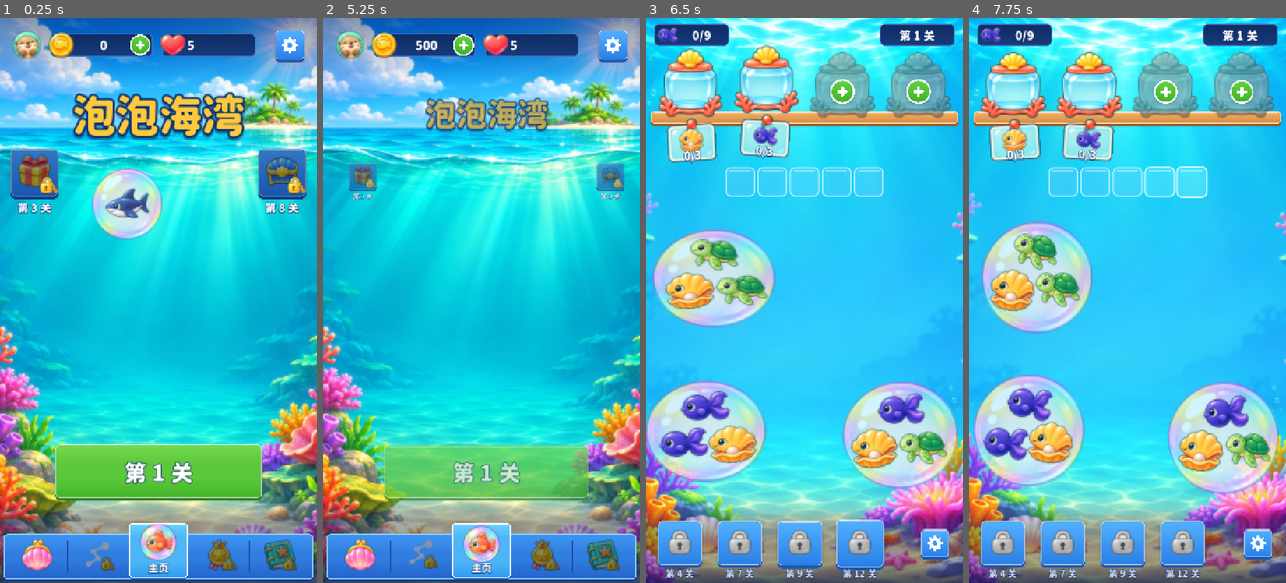
Above: before the commit, frames 1-4 (left to right).
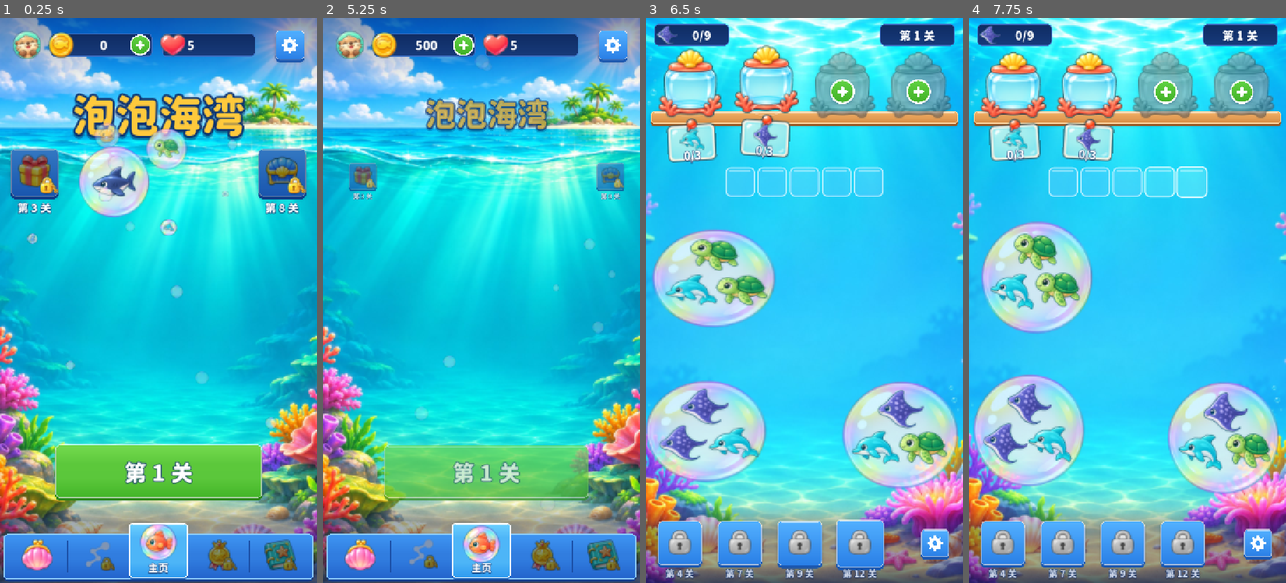
Above: after the commit, the same moments.

Repository: crazyniu/fishsort
Game: Godot game, scene res://scenes/main.tscn
The game is run twice, just before and just after one commit, with the same random seed, the same clock (stepped at 60 frames per second) and the same inputs.
Inputs (mouse positions are in pixels of both pictures, inside the frame that each line leads up to):
- Up to frame 1 (0.25 s): no input
- Up to frame 2 (5.25 s): click (357, 181) at 0.52 s; click (605, 181) at 1.27 s; click (361, 549) at 2.02 s; click "领取" at 2.75 s; click "买生命" at 3.5 s; click (421, 549) at 4.27 s; click (481, 549) at 5.02 s
- Up to frame 3 (6.5 s): click "第 1 关" at 5.75 s
- Up to frame 4 (7.75 s): click (1013, 97) at 6.52 s; click (1089, 97) at 7.27 s

The runs differ from the first frame. In frame 1, 4.6% of the frame differs, in the area x 8-90%, y 18-73%; in frame 2, 0.4%; in frame 3, 5.1%; in frame 4, 5.1%, in the area x 3-89%, y 1-81%.

Commit message:
feat(game): 局内只出新版 16 种生物、掉落气泡重排不重叠、教学只出一次与解锁引导、主页更热闹 (#25 #26 #28) (#37)
Co-authored-by: Claude Fable 5.2 <noreply@anthropic.com>

Diff:
--- a/config/game_ui.json
+++ b/config/game_ui.json
@@ -28,7 +28,8 @@
   "drop": {
     "delay": 0.25,
     "fallSeconds": 0.32,
-    "nudge": 12
+    "nudge": 12,
+    "relaxSeconds": 0.3
   },
   "hint": {
     "tutorialLevels": 3,
@@ -52,9 +53,68 @@
     "lead": 0.45,
     "stagger": 0.13
   },
+  "tips": {
+    "25": "TIP_DROP",
+    "6": "TIP_LIVES"
+  },
+  "homeDeco": {
+    "_note": "主页海底场景。item = [生物, x 占宽比例, y 占高比例, 气泡直径]；层从远到近，sway 是视差漂移幅度",
+    "layers": [
+      {
+        "alpha": 0.55,
+        "sway": 5,
+        "period": 8.0,
+        "bob": 4,
+        "items": [
+          ["c11", 0.34, 0.15, 74],
+          ["c14", 0.74, 0.30, 70],
+          ["c01", 0.13, 0.66, 78],
+          ["c07", 0.82, 0.76, 70],
+          ["c10", 0.47, 0.52, 68]
+        ]
+      },
+      {
+        "alpha": 0.85,
+        "sway": 10,
+        "period": 6.5,
+        "bob": 7,
+        "items": [
+          ["c09", 0.55, 0.19, 120],
+          ["c12", 0.17, 0.42, 110],
+          ["c02", 0.76, 0.57, 116],
+          ["c08", 0.40, 0.78, 106]
+        ]
+      },
+      {
+        "alpha": 1.0,
+        "sway": 18,
+        "period": 5.0,
+        "bob": 10,
+        "items": [
+          ["c04", 0.38, 0.27, 210],
+          ["c16", 0.62, 0.42, 180],
+          ["c06", 0.30, 0.57, 190],
+          ["c03", 0.62, 0.69, 150]
+        ]
+      }
+    ],
+    "rising": {
+      "count": 12,
+      "minSize": 14,
+      "maxSize": 38,
+      "minSeconds": 9,
+      "maxSeconds": 16
+    }
+  },
+  "unlockGuide": {
+    "delay": 0.5,
+    "lockSeconds": 0.45,
+    "sparks": 14
+  },
   "tutorial": {
     "delay": 1.3,
-    "blowMinBuffer": 2
+    "blowMinBuffer": 2,
+    "tipGap": 2.1
   },
   "win": {
     "celebrate": 1.0,
--- a/config/species.json
+++ b/config/species.json
@@ -7,7 +7,8 @@
    "group": "orange-round",
    "hue": "orange",
    "pattern": "stripe",
-   "shape": "round"
+   "shape": "round",
+   "inLevel": true
   },
   {
    "id": "c02",
@@ -16,7 +17,8 @@
    "group": "yellow-ball",
    "hue": "yellow",
    "pattern": "spot",
-   "shape": "ball"
+   "shape": "ball",
+   "inLevel": true
   },
   {
    "id": "c03",
@@ -25,7 +27,8 @@
    "group": "red-star",
    "hue": "red",
    "pattern": "spot",
-   "shape": "star"
+   "shape": "star",
+   "inLevel": true
   },
   {
    "id": "c04",
@@ -34,7 +37,8 @@
    "group": "navy-shark",
    "hue": "navy",
    "pattern": "solid",
-   "shape": "shark"
+   "shape": "shark",
+   "inLevel": true
   },
   {
    "id": "c05",
@@ -43,7 +47,8 @@
    "group": "vermilion-claws",
    "hue": "vermilion",
    "pattern": "solid",
-   "shape": "claws"
+   "shape": "claws",
+   "inLevel": true
   },
   {
    "id": "c06",
@@ -52,7 +57,8 @@
    "group": "purple-legs",
    "hue": "purple",
    "pattern": "spot",
-   "shape": "legs"
+   "shape": "legs",
+   "inLevel": true
   },
   {
    "id": "c07",
@@ -61,7 +67,8 @@
    "group": "lime-tall",
    "hue": "lime",
    "pattern": "spot",
-   "shape": "tall"
+   "shape": "tall",
+   "inLevel": true
   },
   {
    "id": "c08",
@@ -70,7 +77,8 @@
    "group": "cyan-umbrella",
    "hue": "cyan",
    "pattern": "solid",
-   "shape": "umbrella"
+   "shape": "umbrella",
+   "inLevel": true
   },
   {
    "id": "c09",
@@ -79,7 +87,8 @@
    "group": "green-shell",
    "hue": "green",
    "pattern": "solid",
-   "shape": "shell"
+   "shape": "shell",
+   "inLevel": true
   },
   {
    "id": "c10",
@@ -88,7 +97,8 @@
    "group": "indigo-diamond",
    "hue": "indigo",
    "pattern": "spot",
-   "shape": "diamond"
+   "shape": "diamond",
+   "inLevel": true
   },
   {
    "id": "c11",
@@ -97,7 +107,8 @@
    "group": "amber-clam",
    "hue": "amber",
    "pattern": "solid",
-   "shape": "clam"
+   "shape": "clam",
+   "inLevel": true
   },
   {
    "id": "c12",
@@ -106,7 +117,8 @@
    "group": "blue-squid",
    "hue": "blue",
    "pattern": "stripe",
-   "shape": "squid"
+   "shape": "squid",
+   "inLevel": true
   },
   {
    "id": "c13",
@@ -115,7 +127,8 @@
    "group": "crimson-lobster",
    "hue": "crimson",
    "pattern": "solid",
-   "shape": "lobster"
+   "shape": "lobster",
+   "inLevel": true
   },
   {
    "id": "c14",
@@ -124,7 +137,8 @@
    "group": "azure-lantern",
    "hue": "azure",
    "pattern": "spot",
-   "shape": "lantern"
+   "shape": "lantern",
+   "inLevel": true
   },
   {
    "id": "c15",
@@ -133,7 +147,8 @@
    "group": "teal-snout",
    "hue": "teal",
    "pattern": "stripe",
-   "shape": "snout"
+   "shape": "snout",
+   "inLevel": true
   },
   {
    "id": "c16",
@@ -142,7 +157,8 @@
    "group": "sky-dolphin",
    "hue": "sky",
    "pattern": "solid",
-   "shape": "dolphin"
+   "shape": "dolphin",
+   "inLevel": true
   },
   {
    "id": "c17",
--- a/i18n/strings.csv
+++ b/i18n/strings.csv
@@ -217,3 +217,5 @@
 UI_MINUTES,%d 分钟,%d min
 UI_DOUBLE_SHORT,金币 ×2,Coins ×2
 UI_SHARE_SHORT,分享,Share
+TIP_LIVES,从这关起，中途离开会失去 1 条生命,From here on leaving mid-level costs a life
+TIP_DROP,后面还有气泡会掉下来,More bubbles will drop in later
--- a/src/core/meta/player_data.gd
+++ b/src/core/meta/player_data.gd
@@ -21,6 +21,7 @@
 		"week": {"id": -1, "cleared": 0},
 		"daily": Daily.fresh(-1),
 		"ads": {"interstitialAt": -100000.0, "interstitialLevel": 0, "rewardedAt": -100000.0},
+		"seenTips": {},
 		"fails": {"level": 0, "count": 0},
 		"settings": {"sound": true, "music": true, "vibrate": true},
 	}
@@ -56,3 +57,14 @@
 	# 旧的每日计数结构换新，保留今天是哪天
 	save["daily"] = Daily.fresh(int(save["daily"].get("day", -1)))
 	Skills.sync_unlocks(save, eco)
+
+
+## 一次性教学 / 提示有没有看过（键如 skill_blow、TIP_LIVES）
+static func tip_seen(save: Dictionary, key: String) -> bool:
+	return (save.get("seenTips", {}) as Dictionary).has(key)
+
+
+static func mark_tip(save: Dictionary, key: String) -> void:
+	if not save.has("seenTips"):
+		save["seenTips"] = {}
+	save["seenTips"][key] = true
--- a/src/game/game_field.gd
+++ b/src/game/game_field.gd
@@ -19,6 +19,12 @@
 var _held: Dictionary = {}
 ## 逻辑上已经落下、画面上还没轮到落的气泡
 var _deferred: Dictionary = {}
+## 已经破掉、画面上可能还没收走的气泡：重新排布时不再算它们
+var _gone: Dictionary = {}
+## 气泡场的可用范围（没有遮挡的关卡才用得上）
+var _area: Rect2 = Rect2()
+## 本关气泡是否可以自由挪位（没有遮挡关系）
+var _free_layout: bool = false
 
 
 func _init(stage: Control, fx: GameFx, tex: Callable, on_tap: Callable) -> void:
@@ -39,6 +45,7 @@
 	_bubbles.clear()
 	_held.clear()
 	_deferred.clear()
+	_gone.clear()
 	var centers: Array[Vector2] = []
 	var radii: Array[float] = []
 	var covered: bool = false
@@ -48,9 +55,11 @@
 		covered = covered or not (d["under"] as Array).is_empty()
 	# 没有遮挡关系的关卡（平铺、掉落）：把气泡放大到铺满场地，再推开到互不重叠。
 	# 有遮挡的关卡重叠是规则的一部分，保持原样
+	_free_layout = not covered
+	_area = Rect2(0, top, _fx.width, avail)
 	if not covered:
 		var on_field: int = lv.field_cap if lv.field_cap > 0 else radii.size()
-		_fit(centers, radii, mini(on_field, radii.size()), Rect2(0, top, _fx.width, avail))
+		_fit(centers, radii, mini(on_field, radii.size()), _area)
 	for idx: int in lv.bubbles.size():
 		_bubbles.append(_make_bubble(lv.bubbles[idx], centers[idx], radii[idx]))
 	_return_box = _fx.put(Control.new(), Vector2.ZERO)
@@ -74,6 +83,14 @@
 	)
 	for i: int in radii.size():
 		radii[i] *= k
+	_relax(centers, radii, n, area, [])
+
+
+## 迭代推开重叠的气泡并收回边界内。pinned 里的下标不动（对方被整个推开）
+func _relax(
+	centers: Array[Vector2], radii: Array[float], n: int, area: Rect2, pinned: Array[int]
+) -> void:
+	var cfg: Dictionary = GameCfg.d()["field"]
 	var gap: float = float(cfg["gap"])
 	for step: int in int(cfg["relaxSteps"]):
 		for i: int in n:
@@ -85,10 +102,16 @@
 					continue
 				# 圆心重合时按下标给一个固定方向，结果可复现
 				var dir: Vector2 = delta / dist if dist > 0.01 else Vector2.from_angle(i * 2.4)
-				var push: Vector2 = dir * (need - dist) * 0.5
-				centers[i] -= push
-				centers[j] += push
+				var push: Vector2 = dir * (need - dist)
+				var fix_i: bool = pinned.has(i)
+				var fix_j: bool = pinned.has(j)
+				if fix_i and fix_j:
+					continue
+				centers[i] -= push * (0.0 if fix_i else 1.0 if fix_j else 0.5)
+				centers[j] += push * (0.0 if fix_j else 1.0 if fix_i else 0.5)
 		for i: int in n:
+			if pinned.has(i):
+				continue
 			var m: float = radii[i] + gap
 			centers[i].x = clampf(centers[i].x, area.position.x + m, area.end.x - m)
 			centers[i].y = clampf(centers[i].y, area.position.y + m, area.end.y - m)
@@ -340,6 +363,7 @@
 
 ## 气泡破裂：碎成小泡沫，旁边的气泡被震得晃一下
 func pop(b: int) -> void:
+	_gone[b] = true
 	var c: Vector2 = center(b)
 	var r: float = radius(b)
 	_fx.pop(c, r)
@@ -349,17 +373,63 @@
 			Anim.bounce(_bubbles[i]["node"], 1.05, 0.25)
 
 
-## 掉落关：新气泡从屏幕上方落到刚空出来的位置，落地轻弹，把周围的气泡挤开一点
+## 掉落关：新气泡从屏幕上方落到刚空出来的位置，落地轻弹，把周围的气泡挤开一点。
+## 新气泡半径可能和空出来的那个不同，所以先把场上的气泡重新排一遍，互不重叠
 func drop_in(b: int, freed: int) -> void:
 	_deferred.erase(b)
 	var view: Dictionary = _bubbles[b]
 	var node: Control = view["node"]
 	if freed >= 0:
 		view["home"] = _bubbles[freed]["home"]
+	if _free_layout:
+		_replace(b)
 	var home: Vector2 = view["home"]
 	node.position = Vector2(home.x, -radius(b) - 40.0)
 	var cfg: Dictionary = GameCfg.d()["drop"]
 	_fx.fall_in(node, home.y, float(cfg["delay"]), float(cfg["fallSeconds"]), _landed.bind(b))
+
+
+## 以 b 的 home 为起点，对场上所有气泡重新松弛；停稳的气泡缓动到新位置，
+## 还在下落途中的气泡原地不动（只当障碍）。点击判定看的是 node 的真实位置，不受影响
+func _replace(b: int) -> void:
+	var ids: Array[int] = []
+	var centers: Array[Vector2] = []
+	var radii: Array[float] = []
+	var pinned: Array[int] = []
+	for i: int in _bubbles.size():
+		if i != b and (_gone.has(i) or _deferred.has(i) or not _visible(i)):
+			continue
+		var node: Control = _bubbles[i]["node"]
+		var home: Vector2 = _bubbles[i]["home"]
+		if i != b and node.position.distance_to(home) > GameCfg.num("drop", "nudge") + 1.0:
+			pinned.append(ids.size())
+		ids.append(i)
+		centers.append(home)
+		radii.append(float(_bubbles[i]["r"]))
+	_relax(centers, radii, ids.size(), _area, pinned)
+	var secs: float = GameCfg.num("drop", "relaxSeconds")
+	for n: int in ids.size():
+		var i: int = ids[n]
+		var view: Dictionary = _bubbles[i]
+		if (view["home"] as Vector2).is_equal_approx(centers[n]):
+			continue
+		view["home"] = centers[n]
+		if i == b or pinned.has(n):
+			continue
+		var node: Control = view["node"]
+		_kill(view)
+		var tw: Tween = node.create_tween()
+		tw.tween_property(node, "position", centers[n], secs).set_trans(Tween.TRANS_SINE).set_ease(
+			Tween.EASE_OUT
+		)
+		view["move_tw"] = tw
+
+
+func _kill(view: Dictionary) -> void:
+	for key: String in ["move_tw", "nudge_tw"]:
+		var old: Tween = view.get(key)
+		if old != null and old.is_valid():
+			old.kill()
 
 
 func _landed(b: int) -> void:
@@ -368,7 +438,7 @@
 	Audio.sfx(&"land", randf_range(0.95, 1.1))
 	_fx.ring_small(c + Vector2(0, radius(b) * 0.8))
 	for i: int in _bubbles.size():
-		if i == b or not _visible(i):
+		if i == b or not _visible(i) or _gone.has(i):
 			continue
 		var home: Vector2 = _bubbles[i]["home"]
 		if c.distance_to(home) > radius(b) + radius(i) + 36.0:
@@ -383,6 +453,7 @@
 		tw.tween_property(node, "position", home, 0.26).set_trans(Tween.TRANS_BACK).set_ease(
 			Tween.EASE_OUT
 		)
+		_bubbles[i]["nudge_tw"] = tw
 
 
 ## 锁或冰块从气泡上脱落
--- a/src/game/game_screen.gd
+++ b/src/game/game_screen.gd
@@ -71,7 +71,11 @@
 	Skills.sync_unlocks(Save.data, Config.eco)
 	_tutor = ""
 	for tool: String in Skills.ids(Config.eco):
-		if id == int(Save.data["level"]) and id == Skills.unlock_level(Config.eco, tool):
+		var here: bool = (
+			id == int(Save.data["level"]) and id == Skills.unlock_level(Config.eco, tool)
+		)
+		# 每个技能的强制教学只出一次，重进解锁关不再出
+		if here and not PlayerData.tip_seen(Save.data, "skill_" + tool):
 			_tutor = tool
 	_run += 1
 	_moved = false
@@ -89,9 +93,20 @@
 	_build()
 	_intro = false
 	# 新机制第一次出现的关卡，开局说明一句
+	var tips: Array[String] = []
+	# 生命、掉落这类一次性提示：配置里按关卡给文案键，看过就记下
+	var once: String = (GameCfg.d()["tips"] as Dictionary).get(str(id), "")
+	if once != "" and not PlayerData.tip_seen(Save.data, once):
+		PlayerData.mark_tip(Save.data, once)
+		Save.save()
+		tips.append(once)
 	var tip: String = (Config.eco["mechanicIntro"] as Dictionary).get(str(id), "")
 	if tip != "":
-		get_tree().create_timer(0.9).timeout.connect(_toast.bind(tr(tip)))
+		tips.append(tip)
+	# 同一关有两句时依次出，不叠在一起
+	for i: int in tips.size():
+		var wait: float = 0.9 + i * GameCfg.num("tutorial", "tipGap")
+		get_tree().create_timer(wait).timeout.connect(_toast.bind(tr(tips[i])))
 	if _tutor != "":
 		get_tree().create_timer(GameCfg.num("tutorial", "delay")).timeout.connect(_check_tutorial)
 
@@ -370,6 +385,8 @@
 		return
 	if _tutor != "net" and Rules.apply(_s.clone(), {"a": _tutor, "seed": 1}).is_empty():
 		return
+	PlayerData.mark_tip(Save.data, "skill_" + _tutor)
+	Save.save()
 	_hud.start_tutorial(_tutor)
 
 
--- a/src/game/game_species.gd
+++ b/src/game/game_species.gd
@@ -1,7 +1,7 @@
 class_name GameSpecies
 extends RefCounted
 ## 给一关挑生物：同一关里任意两种的主色（hue）和轮廓（shape）都不相同，一眼能分清。
-## 字段来自 config/species.json；只从已有美术的生物里挑。
+## 字段来自 config/species.json；只从标了 inLevel 且已有美术的生物里挑（新版 16 种）。
 
 static var _pool: Array[Dictionary] = []
 
@@ -10,7 +10,8 @@
 	if not _pool.is_empty():
 		return
 	for sp: Dictionary in Config.species:
-		if ResourceLoader.exists("res://assets/fish/%s.png" % sp["id"]):
+		var usable: bool = bool(sp.get("inLevel", false))
+		if usable and ResourceLoader.exists("res://assets/fish/%s.png" % sp["id"]):
 			_pool.append(sp)
 
 
--- /dev/null
+++ b/src/ui/home_deco.gd
@@ -0,0 +1,78 @@
+class_name HomeDeco
+extends RefCounted
+## 主页中央的海底场景：远、中、近三层的生物在气泡里漂着，层与层之间缓慢错位（视差），
+## 再加一串往上冒的小泡泡。纯装饰，不接收点击。布局全部来自 config/game_ui.json 的 homeDeco。
+
+const BUBBLE := "res://assets/ui/bubble.png"
+const SCENE := "res://assets/ui/home_scene.jpg"
+const FALLBACK := "res://assets/ui/bg_home.jpg"
+
+
+## 主页背景：有整屏海湾场景图就用它，没有就用原来的底图
+static func background_path() -> String:
+	return SCENE if ResourceLoader.exists(SCENE) else FALLBACK
+
+
+## 把场景铺进 parent（area 是 parent 的大小）。要先于入口、按钮添加，这样它们盖在上面
+static func build(parent: Control, area: Vector2) -> void:
+	var cfg: Dictionary = GameCfg.d()["homeDeco"]
+	var layers: Array = cfg["layers"]
+	for li: int in layers.size():
+		var layer: Dictionary = layers[li]
+		var holder := Control.new()
+		holder.mouse_filter = Control.MOUSE_FILTER_IGNORE
+		parent.add_child(holder)
+		var items: Array = layer["items"]
+		for i: int in items.size():
+			_creature(holder, items[i], area, layer, i)
+		# 视差：层越近漂得越远，周期也不同步
+		Anim.drift(holder, float(layer["sway"]), float(layer["period"]), li * 0.37)
+	_rising(parent, area, cfg["rising"])
+
+
+## item: [生物 id, x 占宽比例, y 占高比例, 气泡直径]
+static func _creature(
+	holder: Control, item: Array, area: Vector2, layer: Dictionary, index: int
+) -> void:
+	var side: float = float(item[3])
+	var node := Control.new()
+	node.mouse_filter = Control.MOUSE_FILTER_IGNORE
+	var center := Vector2(float(item[1]) * area.x, float(item[2]) * area.y)
+	node.position = center - Vector2(side, side) / 2.0
+	node.modulate = Color(1, 1, 1, float(layer["alpha"]))
+	holder.add_child(node)
+	var bubble := UiKit.icon(BUBBLE, side)
+	bubble.modulate.a = 0.85
+	node.add_child(bubble)
+	var fish := UiKit.icon("res://assets/fish/%s.png" % item[0], side * 0.62)
+	fish.position = Vector2(side, side) * 0.19
+	node.add_child(fish)
+	Anim.wiggle(fish, 7.0, 1.6 + index * 0.3, index * 0.2)
+	Anim.pop_in(node, 0.15 + 0.08 * index, 0.4)
+	Anim.bob(node, float(layer["bob"]), 3.0 + index * 0.5, index * 0.3)
+
+
+## 小泡泡从底部一路冒到顶部，边冒边左右轻晃；开场就分散在不同高度
+static func _rising(parent: Control, area: Vector2, cfg: Dictionary) -> void:
+	var count: int = int(cfg["count"])
+	for i: int in count:
+		var side: float = randf_range(float(cfg["minSize"]), float(cfg["maxSize"]))
+		var holder := Control.new()
+		holder.mouse_filter = Control.MOUSE_FILTER_IGNORE
+		holder.position = Vector2(randf_range(0.04, 0.96) * area.x, area.y)
+		parent.add_child(holder)
+		var dot := UiKit.icon(BUBBLE, side)
+		dot.position = -Vector2(side, side) / 2.0
+		dot.modulate.a = randf_range(0.25, 0.5)
+		holder.add_child(dot)
+		Anim.drift(dot, randf_range(6.0, 16.0), randf_range(2.5, 4.5), randf())
+		var secs: float = randf_range(float(cfg["minSeconds"]), float(cfg["maxSeconds"]))
+		_rise(holder, area.y, secs, randf())
+
+
+## 从当前位置冒到顶，回到底部再来一轮；first 是第一轮已经走过的比例
+static func _rise(holder: Control, bottom: float, secs: float, first: float) -> void:
+	holder.position.y = bottom * (1.0 - first) - 60.0 * first
+	var tw: Tween = holder.create_tween()
+	tw.tween_property(holder, "position:y", -60.0, secs * (1.0 - first))
+	tw.tween_callback(_rise.bind(holder, bottom, secs, 0.0))
--- /dev/null
+++ b/src/ui/home_guide.gd
@@ -0,0 +1,70 @@
+class_name HomeGuide
+extends RefCounted
+## 新功能开放后在主页上的提示：目标上先有一把锁抖一下、弹开，金光迸出，
+## 随后一圈光环一直脉动，指着该点的地方。没有弹窗、没有字；点到目标后由调用方收掉。
+
+const LOCK := "res://assets/ui/lock.png"
+const GLOW := "res://assets/kit/fx_glow.png"
+const RING := "res://assets/kit/fx_ring.png"
+const SPARK := "res://assets/kit/fx_spark.png"
+
+
+## 在 center 处（parent 的坐标）放解锁动画，返回光环所在的节点，用完 Anim.fade_out_free 收掉。
+## target 是被解锁的入口（有就让它从灰色亮起并弹一下），页签没有节点可传
+static func play(parent: Control, center: Vector2, target: Control, side: float) -> Control:
+	var cfg: Dictionary = GameCfg.d()["unlockGuide"]
+	var root := Control.new()
+	root.mouse_filter = Control.MOUSE_FILTER_IGNORE
+	root.z_index = 60
+	root.position = center
+	parent.add_child(root)
+	var lock := UiKit.icon(LOCK, side * 0.5)
+	lock.position = -lock.size / 2.0
+	root.add_child(lock)
+	if target != null:
+		target.modulate = Color(0.62, 0.68, 0.76)
+	var tw: Tween = root.create_tween()
+	tw.tween_interval(float(cfg["delay"]))
+	tw.tween_callback(Anim.shake.bind(lock, 6.0))
+	tw.tween_interval(float(cfg["lockSeconds"]))
+	tw.tween_callback(_burst.bind(root, lock, target, side, cfg))
+	return root
+
+
+static func _burst(
+	root: Control, lock: Control, target: Control, side: float, cfg: Dictionary
+) -> void:
+	Audio.sfx(&"unlock")
+	# 锁弹开落下
+	var fall: Tween = lock.create_tween().set_parallel()
+	(
+		fall
+		. tween_property(lock, "position:y", lock.position.y + side * 0.9, 0.5)
+		. set_trans(Tween.TRANS_QUAD)
+		. set_ease(Tween.EASE_IN)
+	)
+	fall.tween_property(lock, "rotation", 0.6, 0.5)
+	fall.tween_property(lock, "modulate:a", 0.0, 0.5)
+	fall.chain().tween_callback(lock.queue_free)
+	if target != null:
+		target.create_tween().tween_property(target, "modulate", Color.WHITE, 0.3)
+		Anim.bounce(target, 1.25, 0.4)
+	# 金光 + 火花
+	var glow := UiKit.icon(GLOW, side * 2.0)
+	glow.position = -glow.size / 2.0
+	glow.modulate = Color(UiKit.GOLD, 0.0)
+	root.add_child(glow)
+	var gt: Tween = glow.create_tween()
+	gt.tween_property(glow, "modulate:a", 0.8, 0.15)
+	gt.tween_property(glow, "modulate:a", 0.0, 0.6)
+	gt.tween_callback(glow.queue_free)
+	Anim.burst(root, Vector2.ZERO, int(cfg["sparks"]), SPARK, 260.0, 300.0, Vector2(14, 30), 0.8)
+	# 光环：一直脉动，直到玩家点了目标
+	var ring := UiKit.icon(RING, side * 1.5)
+	ring.position = -ring.size / 2.0
+	ring.modulate = Color(UiKit.GOLD, 0.9)
+	root.add_child(ring)
+	Anim.pop_in(ring, 0.2, 0.3)
+	var loop: Tween = ring.create_tween()
+	loop.tween_interval(0.6)
+	loop.tween_callback(Anim.pulse.bind(ring, 1.18, 0.8))
--- a/src/ui/home_popups.gd
+++ b/src/ui/home_popups.gd
@@ -317,36 +317,6 @@
 # ---------- 功能解锁 ----------
 
 
-## feature 是 config/ui_home.json 里 unlocks 的键
-static func feature_unlocked(host: Control, feature: String, on_go: Callable) -> PopupCard:
-	var m := HomeModel.get_inst()
-	var name: String = feature_name(feature)
-	var lines: Array[String] = [_t("H_UNLOCK_LINE") % name]
-	var p := PopupCard.open(
-		host, _t("H_UNLOCK_TITLE"), lines, [[_t("H_GO_LOOK"), UiKit.GREEN, Callable()]], 150.0
-	)
-	var glow := UiKit.icon("res://assets/kit/fx_glow.png", 190)
-	glow.modulate = Color(UiKit.GOLD, 0.55)
-	_centered(p.card, glow, p.content_y - 36.0)
-	var icon := UiKit.icon(feature_icon(feature), 104)
-	_centered(p.card, icon, p.content_y + 6.0)
-	Anim.bounce(icon, 1.3, 0.4)
-	Anim.wiggle(icon, 4.0, 1.4)
-	var tag := UiKit.text(_t("H_UNLOCKS_AT") % m.unlock_level(feature), 24, UiKit.GOLD)
-	tag.size = Vector2(PopupCard.CARD_W, 30)
-	tag.position = Vector2(0, p.content_y + 116.0)
-	p.card.add_child(tag)
-	Audio.sfx(&"unlock")
-	var bs: Array = _wire(p, 1)
-	(bs[0] as Button).pressed.connect(
-		func() -> void:
-			p.close()
-			if on_go.is_valid():
-				on_go.call()
-	)
-	return p
-
-
 static func feature_name(feature: String) -> String:
 	if feature.begins_with("skill_"):
 		return _t("H_FEAT_SKILL") + " · " + _t(SKILL_KEYS[feature.substr(6)])
--- a/src/ui/home_screen.gd
+++ b/src/ui/home_screen.gd
@@ -63,7 +63,7 @@
 		c.queue_free()
 	_coin_shown = -1
 	var bg := TextureRect.new()
-	bg.texture = UiKit.tex("res://assets/ui/bg_home.jpg")
+	bg.texture = UiKit.tex(HomeDeco.background_path())
 	bg.expand_mode = TextureRect.EXPAND_IGNORE_SIZE
 	bg.stretch_mode = TextureRect.STRETCH_KEEP_ASPECT_COVERED
 	bg.size = size
--- a/src/ui/main_page.gd
+++ b/src/ui/main_page.gd
@@ -6,6 +6,10 @@
 const ENTRY := 104.0
 
 var _model: HomeModel
+## 功能开放项 → 它在主页上的入口节点
+var _entries: Dictionary = {}
+## 解锁后指路的光环，点了目标就收掉
+var _guide: Control
 
 
 func build() -> void:
@@ -14,35 +18,10 @@
 	var title_label := UiKit.label(tr("UI_TITLE"), 96, UiKit.GOLD)
 	add(title_label, Vector2(0, 30), Vector2(W, 130))
 	Anim.pop_in(title_label, 0.05, 0.45)
-	_build_deco()
+	HomeDeco.build(self, size)
 	_build_entries()
 	_build_start()
 	_check_unlock()
-
-
-## 几只生物在气泡里漂着，占住画面中央
-func _build_deco() -> void:
-	var mid: float = (size.y - 220.0) / 2.0 + 60.0
-	var deco: Array = [
-		["c04", 215.0, mid - 250.0, 210.0],
-		["c16", 420.0, mid - 120.0, 180.0],
-		["c06", 180.0, mid + 10.0, 190.0],
-		["c03", 400.0, mid + 120.0, 150.0],
-	]
-	for i: int in deco.size():
-		var d: Array = deco[i]
-		var side: float = d[3]
-		var holder := Control.new()
-		add(holder, Vector2(d[1], d[2]))
-		var bubble := UiKit.icon("res://assets/ui/bubble.png", side)
-		bubble.modulate.a = 0.85
-		holder.add_child(bubble)
-		var fish := UiKit.icon("res://assets/fish/%s.png" % d[0], side * 0.62)
-		fish.position = Vector2(side, side) * 0.19
-		holder.add_child(fish)
-		Anim.wiggle(fish, 7.0, 1.6 + i * 0.3)
-		Anim.pop_in(holder, 0.15 + 0.1 * i, 0.4)
-		Anim.bob(holder, 10.0, 3.0 + i * 0.5, i * 0.3)
 
 
 func _build_entries() -> void:
@@ -61,6 +40,7 @@
 	var open: bool = _model.is_unlocked(feature)
 	var holder := Control.new()
 	add(holder, pos, Vector2(ENTRY, ENTRY + 40))
+	_entries[feature] = holder
 	var tile := UiKit.piece("tile")
 	holder.add_child(tile)
 	tile.size = Vector2(ENTRY, ENTRY)
@@ -94,6 +74,7 @@
 
 
 func _on_entry(feature: String, action: Callable) -> void:
+	_end_guide()
 	if feature == "wheel":
 		# 没开放也进去：抽奖页自己会显示「第 N 关解锁」
 		action.call()
@@ -108,14 +89,6 @@
 func _after_signin() -> void:
 	host.refresh_top()
 	host.rebuild_page()
-
-
-func _open_levels() -> void:
-	LevelRoute.open(host)
-
-
-func _open_skills() -> void:
-	host.go_tab(HomeScreen.TAB_SHOP)
 
 
 func _open_wheel() -> void:
@@ -140,29 +113,36 @@
 		add(tag, Vector2(135, size.y - 214.0), Vector2(480, 36))
 
 
-## 功能刚开放：弹一次「新功能」，点「去看看」直接进入
+## 功能刚开放：在对应入口或页签上放解锁动画，再用光环指着它等玩家点（不弹窗）
 func _check_unlock() -> void:
 	var feature: String = _model.take_pending_unlock()
 	if feature.is_empty():
 		return
-	var tw: Tween = create_tween()
-	tw.tween_interval(0.5)
-	tw.tween_callback(
-		func() -> void: HomePopups.feature_unlocked(host, feature, _go_feature.bind(feature))
-	)
+	var tab: int = _unlock_tab(feature)
+	if _entries.has(feature):
+		var holder: Control = _entries[feature]
+		var at: Vector2 = holder.position + Vector2(ENTRY, ENTRY) / 2.0
+		_guide = HomeGuide.play(self, at, holder, ENTRY)
+	else:
+		# 页签在页面下方：页面坐标里它的图标中心
+		var tab_w: float = (W - 32.0) / HomeScreen.TAB_KEYS.size()
+		var at := Vector2(16.0 + (tab + 0.5) * tab_w, size.y + 84.0)
+		_guide = HomeGuide.play(self, at, null, 96.0)
 
 
-func _go_feature(feature: String) -> void:
+## 开放的功能落在哪个页签上（技能和商店都在商店页签）
+func _unlock_tab(feature: String) -> int:
 	match feature:
-		"signin":
-			_open_signin()
 		"levelSelect":
-			_open_levels()
-		"wheel":
-			_open_wheel()
+			return HomeScreen.TAB_LEVELS
 		"album":
-			host.go_tab(HomeScreen.TAB_COLLECTION)
+			return HomeScreen.TAB_COLLECTION
 		"rank":
-			host.go_tab(HomeScreen.TAB_RANK)
-		_:
-			_open_skills()
+			return HomeScreen.TAB_RANK
+	return HomeScreen.TAB_SHOP
+
+
+func _end_guide() -> void:
+	if _guide != null and is_instance_valid(_guide):
+		Anim.fade_out_free(_guide, 0.15)
+	_guide = null
--- a/tests/test_meta_v2.gd
+++ b/tests/test_meta_v2.gd
@@ -282,3 +282,14 @@
 	eq(again["tools"], save["tools"], "也不会重复发礼")
 	var back: Dictionary = JSON.parse_string(JSON.stringify(save))
 	eq(int(back["wheel"]["total"]), 0, "存档可直接转 JSON")
+
+
+func test_seen_tips_default_and_mark() -> void:
+	var save: Dictionary = PlayerData.create(_cfg("economy"))
+	ok(not PlayerData.tip_seen(save, "skill_blow"), "新存档没看过任何教学")
+	PlayerData.mark_tip(save, "skill_blow")
+	ok(PlayerData.tip_seen(save, "skill_blow"), "标记后记为看过")
+	ok(not PlayerData.tip_seen(save, "skill_net"), "别的技能不受影响")
+	var old: Dictionary = {"version": 2, "level": 9}
+	PlayerData.migrate(old, _cfg("economy"))
+	ok(not PlayerData.tip_seen(old, "skill_blow"), "旧存档迁移后补上空记录")
Not shown, added: src/ui/home_deco.gd.uid
Not shown, added: src/ui/home_guide.gd.uid
Not shown, changed: docs/01-玩法设计.md
